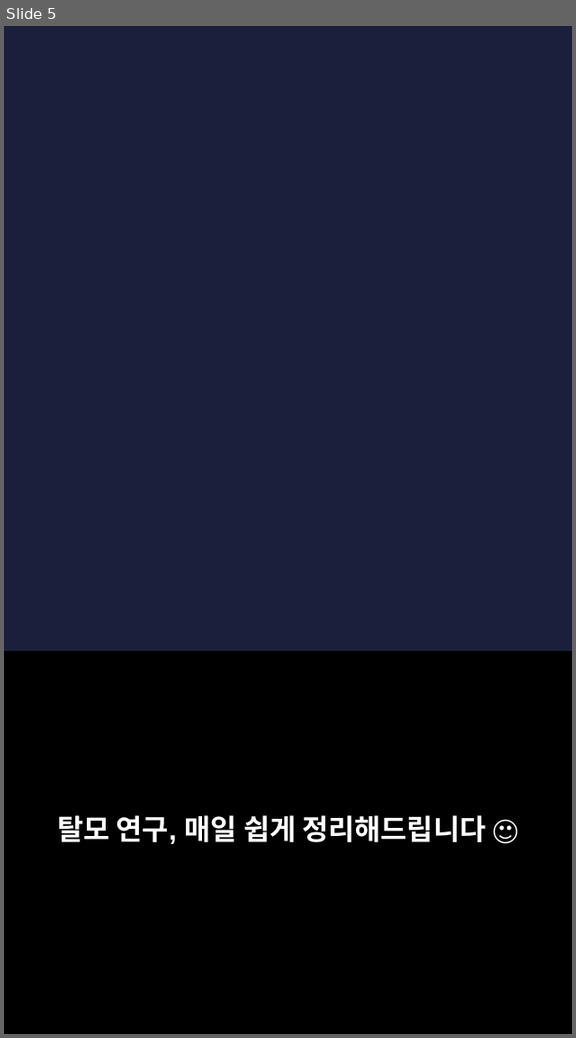
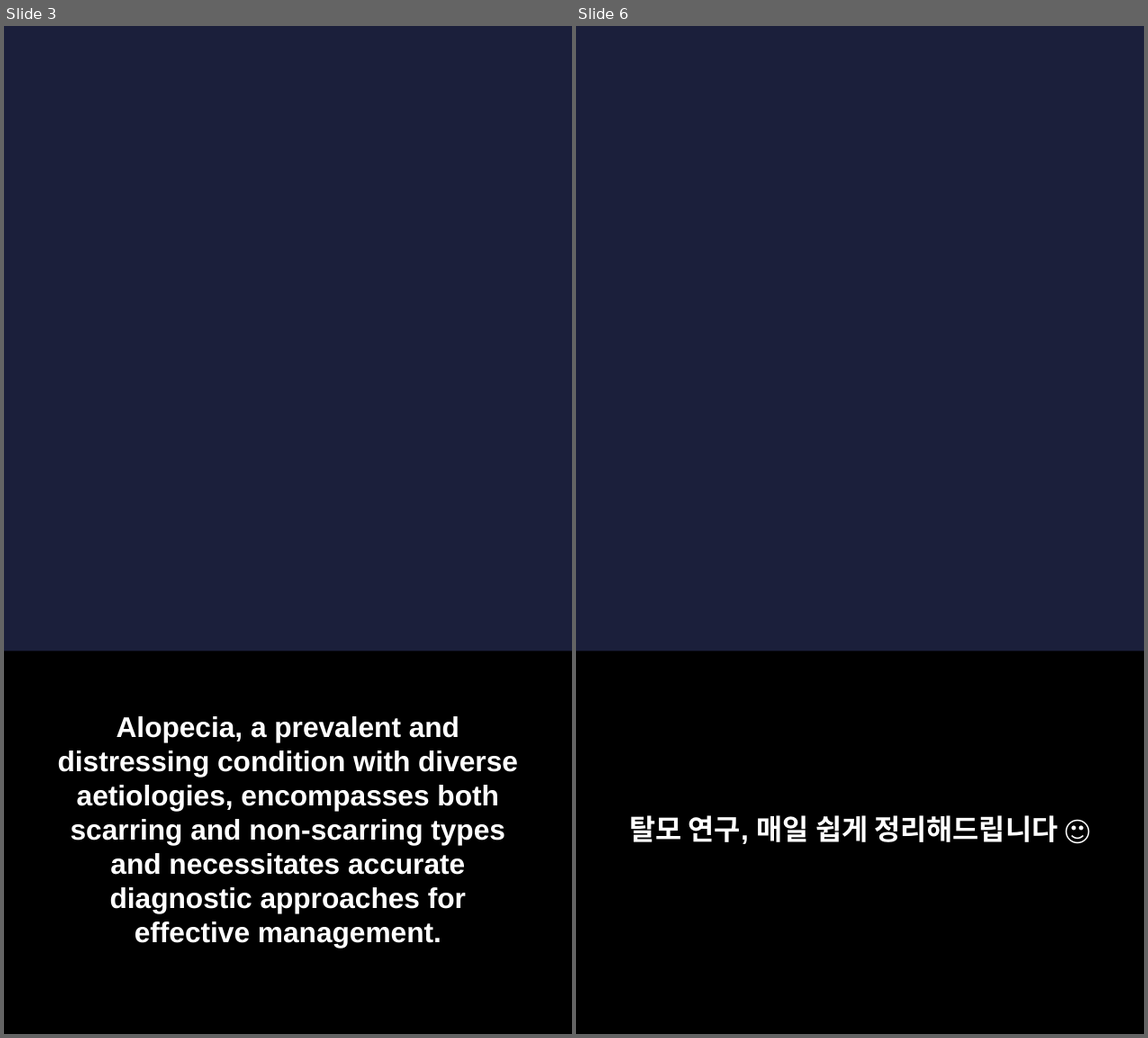
Before and after one commit to hyokang2010-BJ-ANTH/product-builder-test, a slide deck: data/2026-09-11/slides.pptx. Shown side by side, each under a label of ours: slide 5 before the commit, slides 3 and 6 after it; the slides between them are not shown. The pictures are 576x1038 and 1148x1038 pixels, drawn with LibreOffice and Linux fonts; fonts in the diff are those of the drawing; background and template pictures are left out. Boxes give left, top, right and bottom in pixels: in the first picture for what was removed or moved away, otherwise in the second. Text is boxed around its words. In the diff, an @@ line names an element or a change of style, - is before the commit and + after.

```diff
--- a/data/2026-09-11/slides.pptx
+++ b/data/2026-09-11/slides.pptx
@@ slide 3 added at (4,26,572,1034), background picture (left out) @@
@@ rectangle added at (4,652,572,1034), fill #000000 @@
@@ text added at (58,716,518,948), 22 pt, text #FFFFFF, bold @@
+Alopecia, a prevalent and distressing condition with diverse aetiologies, encompasses both scarring and non-scarring types and necessitates accurate diagnostic approaches for effective management.
@@ what was slide 5 is now slide 6 @@
```
Also in this commit, not shown: 2 slides changed, 3 other slides added, 3 slides removed, 25 other files.
